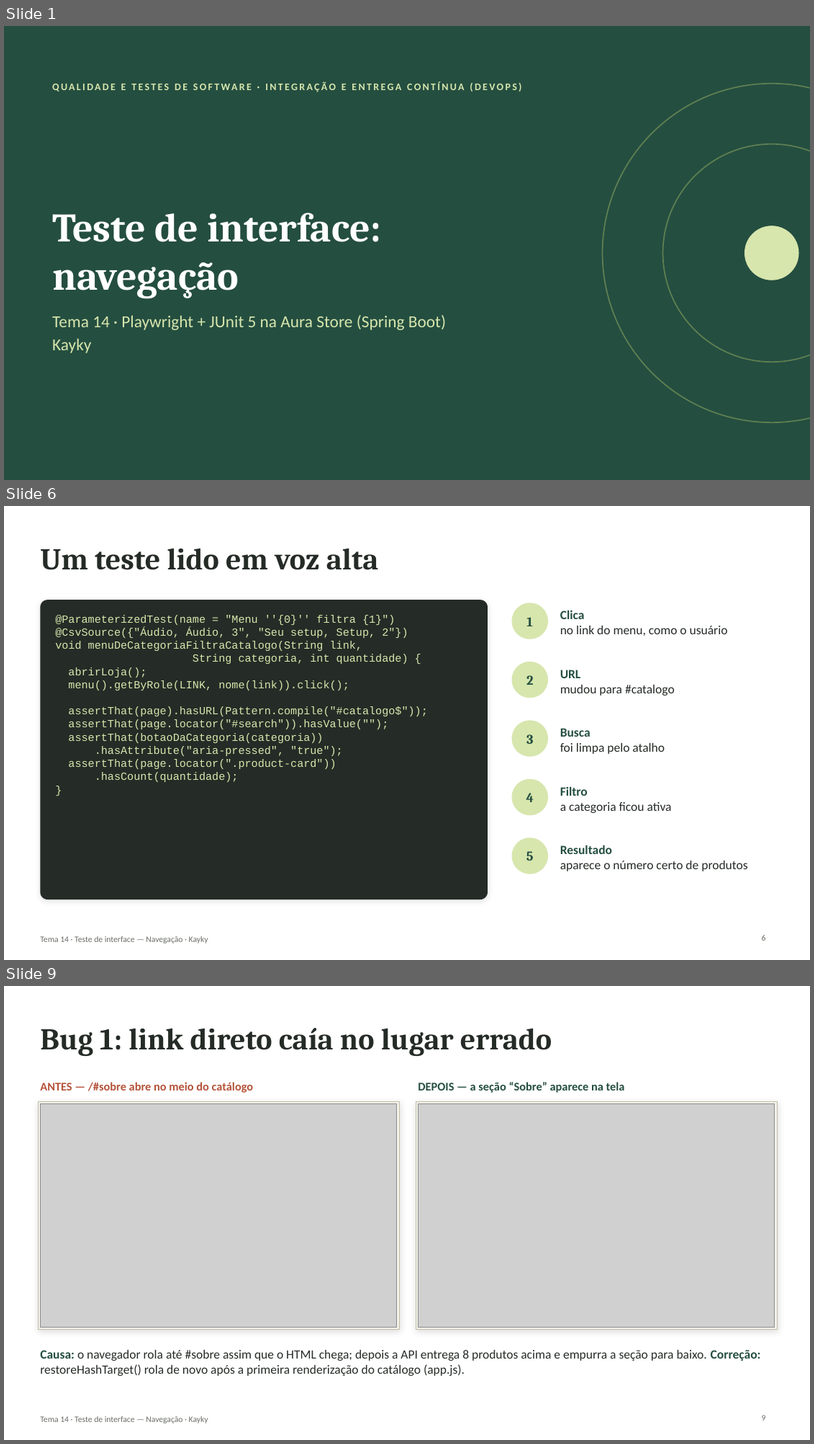
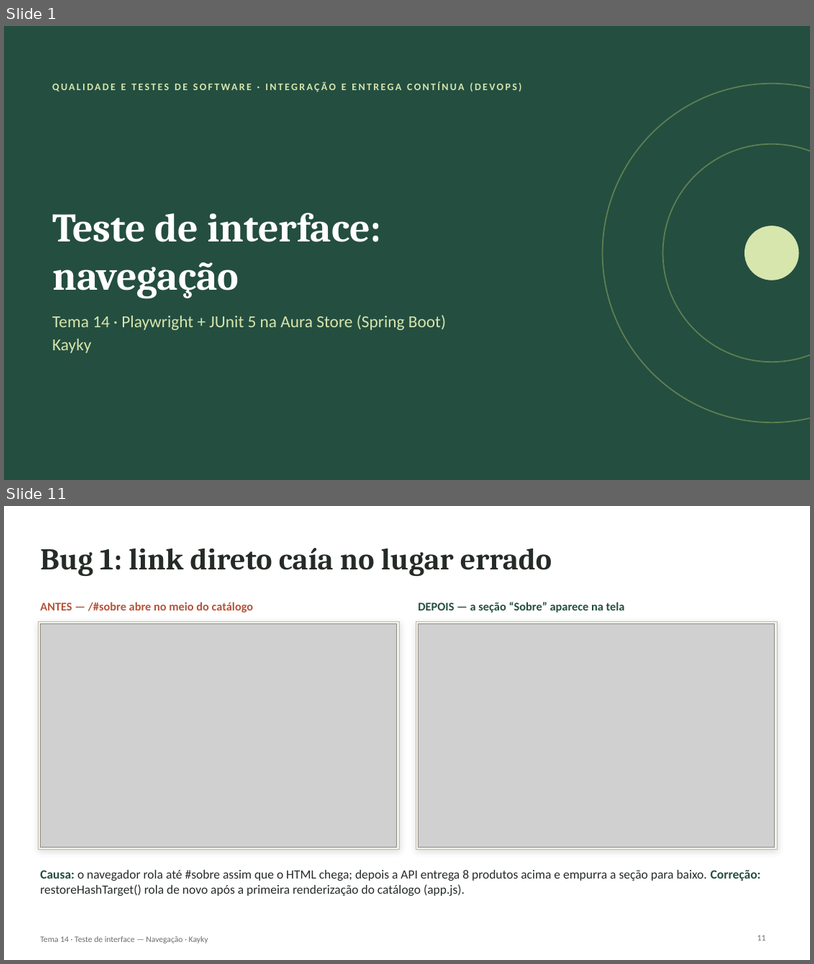
Before and after one commit to KaykyOne/f-e-commerce, a slide deck: docs/tema-14-navegacao/Apresentacao-Tema14-Navegacao.pptx. Shown one above the other, each under a label of ours: slides 1, 6 and 9 before the commit, slides 1 and 11 after it; the slides between them are not shown. The pictures are 814x1444 and 814x964 pixels, drawn with LibreOffice and Linux fonts; fonts in the diff are those of the drawing; grey boxes stand for pictures. Boxes give left, top, right and bottom in pixels: in the first picture for what was removed or moved away, otherwise in the second. Text is boxed around its words. In the diff, an @@ line names an element or a change of style, - is before the commit and + after.

```diff
--- a/docs/tema-14-navegacao/Apresentacao-Tema14-Navegacao.pptx
+++ b/docs/tema-14-navegacao/Apresentacao-Tema14-Navegacao.pptx
@@ slide 6 removed at (4,506,810,960), background #FFFFFF; not listed: 1 template element that a slide beside it also shows @@
@@ title removed at (40,548,378,570) @@
-Um teste lido em voz alta
@@ rounded rectangle removed at (40,600,488,899) @@
@@ ellipse removed at (512,602,548,639) @@
@@ text removed at (561,610,728,636) @@
-Clica
-no link do menu, como o usuário
@@ text removed at (55,615,427,782) @@
-@ParameterizedTest(name = "Menu ''{0}'' filtra {1}")
-@CsvSource({"Áudio, Áudio, 3", "Seu setup, Setup, 2"})
-void menuDeCategoriaFiltraCatalogo(String link,
-String categoria, int quantidade) {
-abrirLoja();
-menu().getByRole(LINK, nome(link)).click();
-assertThat(page).hasURL(Pattern.compile("#catalogo$"));
-assertThat(page.locator("#search")).hasValue("");
-assertThat(botaoDaCategoria(categoria))
-.hasAttribute("aria-pressed", "true");
-assertThat(page.locator(".product-card"))
-.hasCount(quantidade);
-}
@@ text removed at (527,617,533,626) @@
-1
@@ ellipse removed at (512,662,548,698) @@
@@ text removed at (527,675,533,685) @@
-2
@@ text removed at (561,669,675,695) @@
-URL
-mudou para #catalogo
@@ ellipse removed at (512,720,548,757) @@
@@ text removed at (527,734,533,744) @@
-3
@@ text removed at (561,728,665,754) @@
-Busca
-foi limpa pelo atalho
@@ ellipse removed at (512,779,548,815) @@
@@ text removed at (561,786,672,813) @@
-Filtro
-a categoria ficou ativa
@@ text removed at (527,793,534,802) @@
-4
@@ ellipse removed at (512,837,548,874) @@
@@ text removed at (527,851,534,860) @@
-5
@@ text removed at (561,844,748,871) @@
-Resultado
-aparece o número certo de produtos
@@ page number removed at (762,934,766,940) @@
-6
@@ what was slide 9 is now slide 11 @@
@@ page number at (758,934,766,940): text changed @@
-9
+11
```
Also in this commit, not shown: 9 slides changed, 5 slides added, 1 other slide removed, 14 other files.
